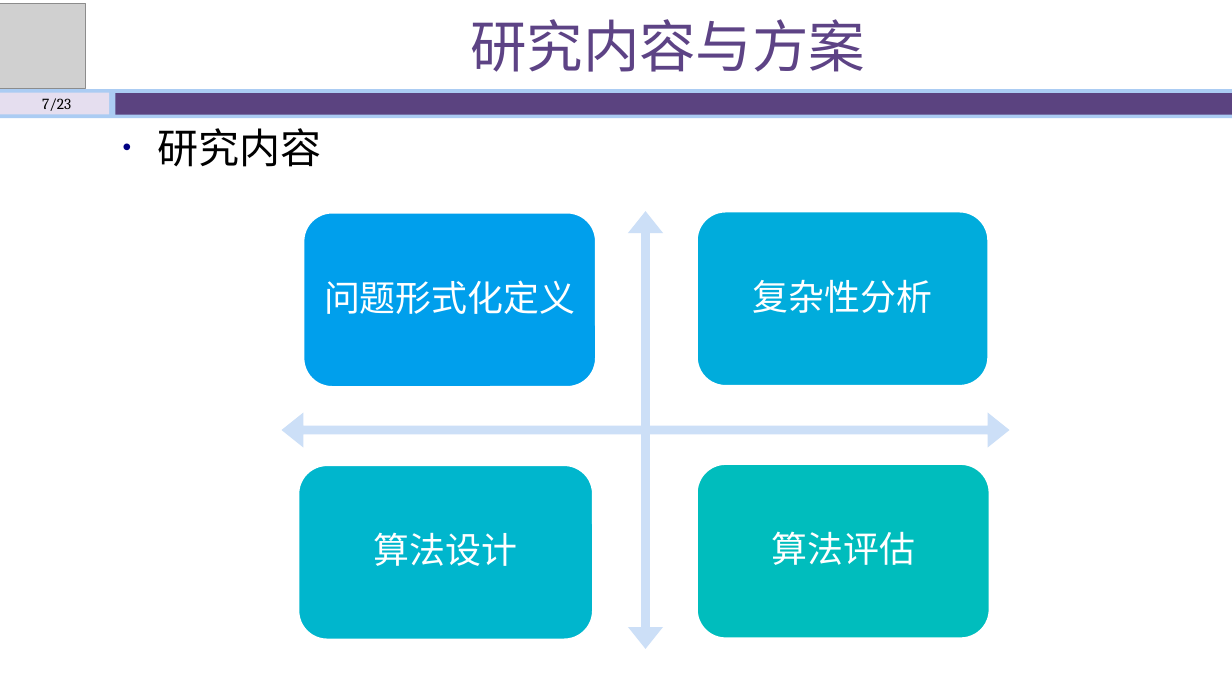
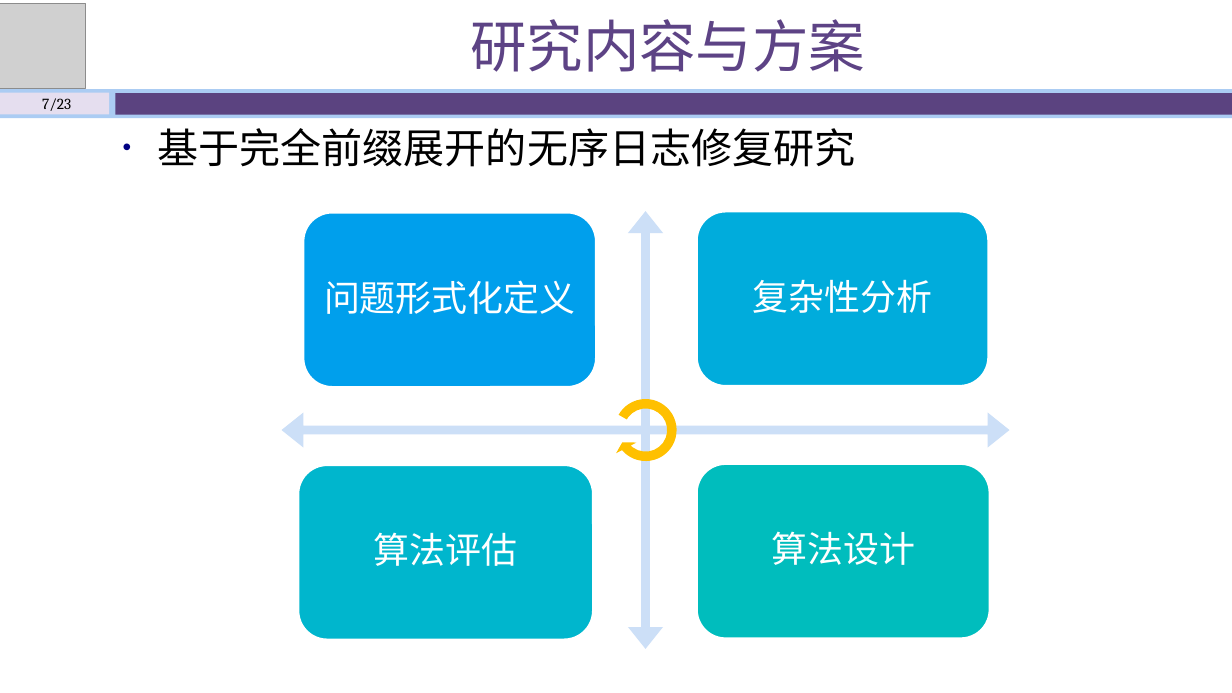
Before and after one commit to shawn47/0930, a slide deck: slide 7 of 开题答辩930_肖永博.pptx. Drawn at 1232x693 pixels with LibreOffice and Linux fonts; fonts in the diff are those of the drawing; grey boxes stand for pictures. Boxes give left, top, right and bottom in pixels: in the first picture for what was removed or moved away, otherwise in the second. Text is boxed around its words. In the diff, an @@ line names an element or a change of style, - is before the commit and + after.

```diff
--- a/开题答辩930_肖永博.pptx
+++ b/开题答辩930_肖永博.pptx
@@ text at box(157, 128, 855, 167): text changed @@
-• 研究内容
+• 基于完全前缀展开的无序日志修复研究
@@ circular arrow added at box(596, 380, 696, 480), fill #FFC000 @@
@@ text "算法评估": place and size @@
-text "算法评估" at box(771, 531, 915, 565)
+text "算法评估" at box(374, 532, 518, 566)
@@ text "算法设计": place and size @@
-text "算法设计" at box(374, 532, 518, 566)
+text "算法设计" at box(771, 531, 915, 565)
```
Also in this commit, not shown: 10 other slides changed, 3 other files.
